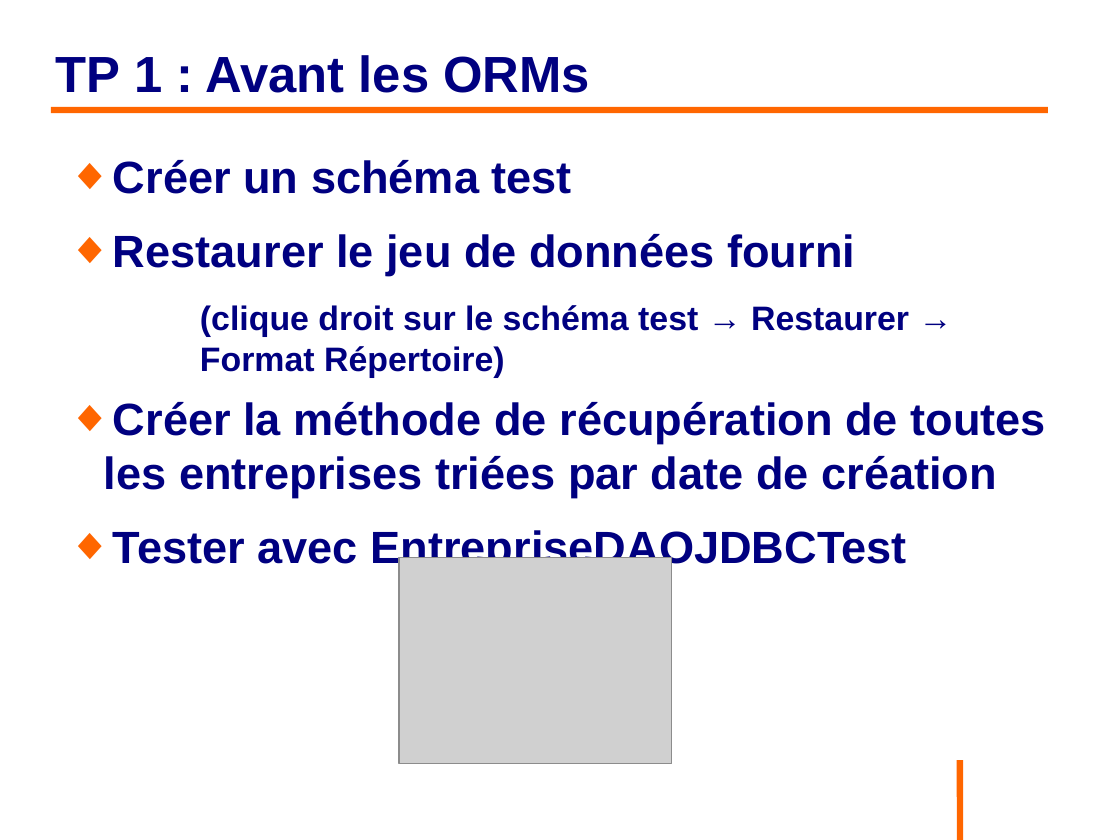
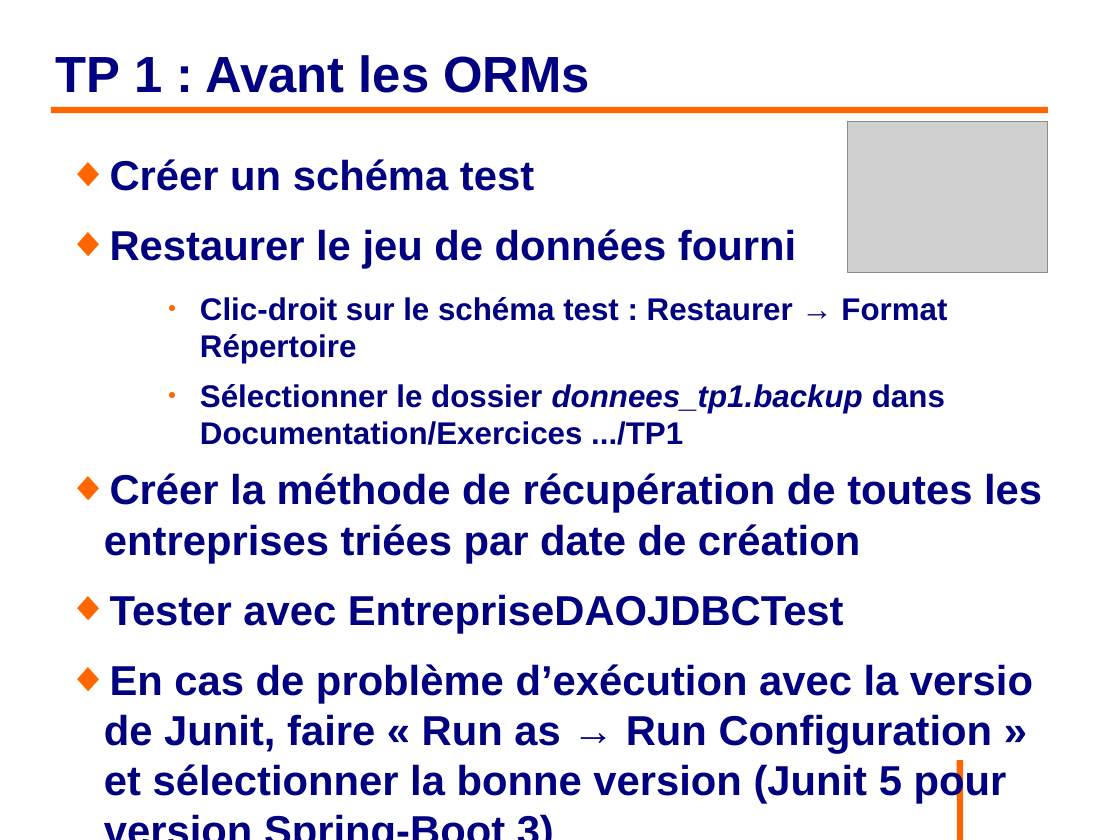
Before and after one commit to philphils/formation-hibernate-basique, a slide deck: slide 14 of Documentation/diapo_formation_hibernate.odp. Drawn at 1120x840 pixels with LibreOffice and Linux fonts; fonts in the diff are those of the drawing; grey boxes stand for pictures; background and template pictures are left out. Boxes give left, top, right and bottom in pixels: in the first picture for what was removed or moved away, otherwise in the second. Text is boxed around its words. In the diff, an @@ line names an element or a change of style, - is before the commit and + after.

```diff
--- a/Documentation/diapo_formation_hibernate.odp
+++ b/Documentation/diapo_formation_hibernate.odp
@@ picture: place and size @@
-picture at [399,558,673,764]
+picture at [849,122,1049,273]
@@ text at [104,159,1042,633]: size 32 to 29.6 pt in "Créer un schéma test", "Restaurer le jeu de données fourni", "Créer la méthode de récupération de toutes ...", "Tester avec EntrepriseDAOJDBCTest" @@
@@ text at [200,297,947,445]: text changed; size 24 to 22.2 pt @@
-    (clique droit sur le schéma test → Restaurer → Format Répertoire)
+    ● Clic-droit sur le schéma test : Restaurer → Format Répertoire
+    ● Sélectionner le dossier donnees_tp1.backup dans Documentation/Exercices .../TP1
@@ text at [104,664,1033,804]: paragraph added @@
+◆ En cas de problème d’exécution avec la versio de Junit, faire « Run as → Run Configuration » et sélectionner la bonne version (Junit 5 pour version Spring-Boot 3)
```
Also in this commit, not shown: 4 other slides changed.
